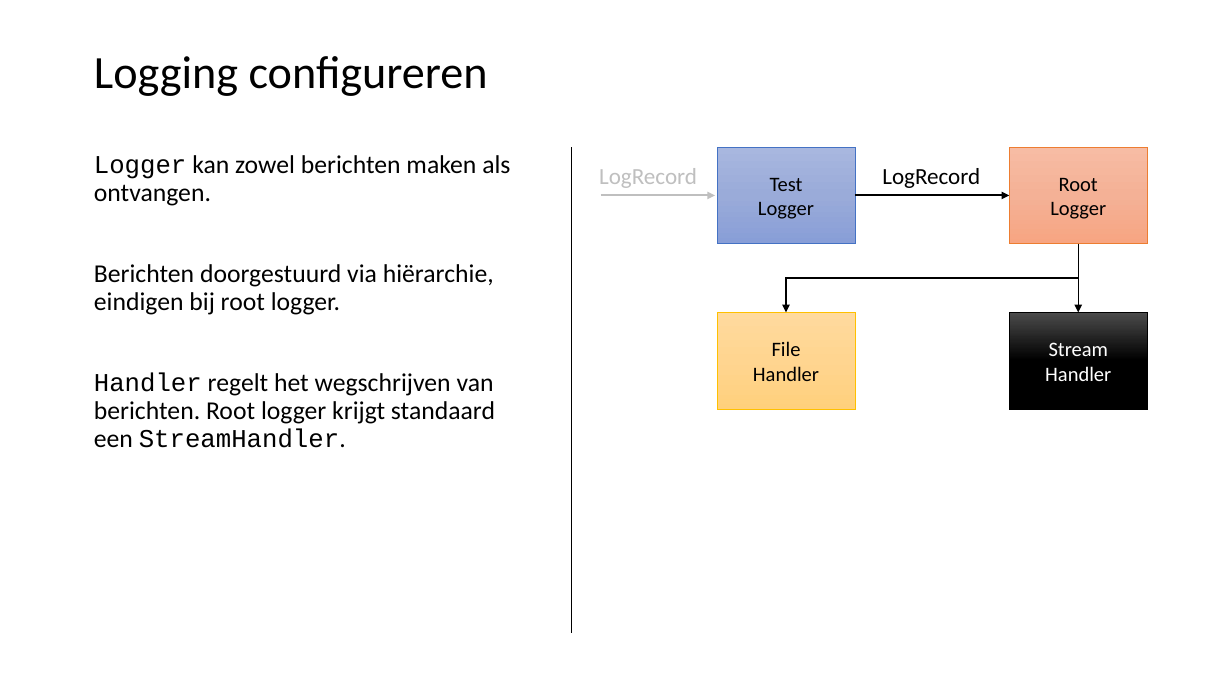
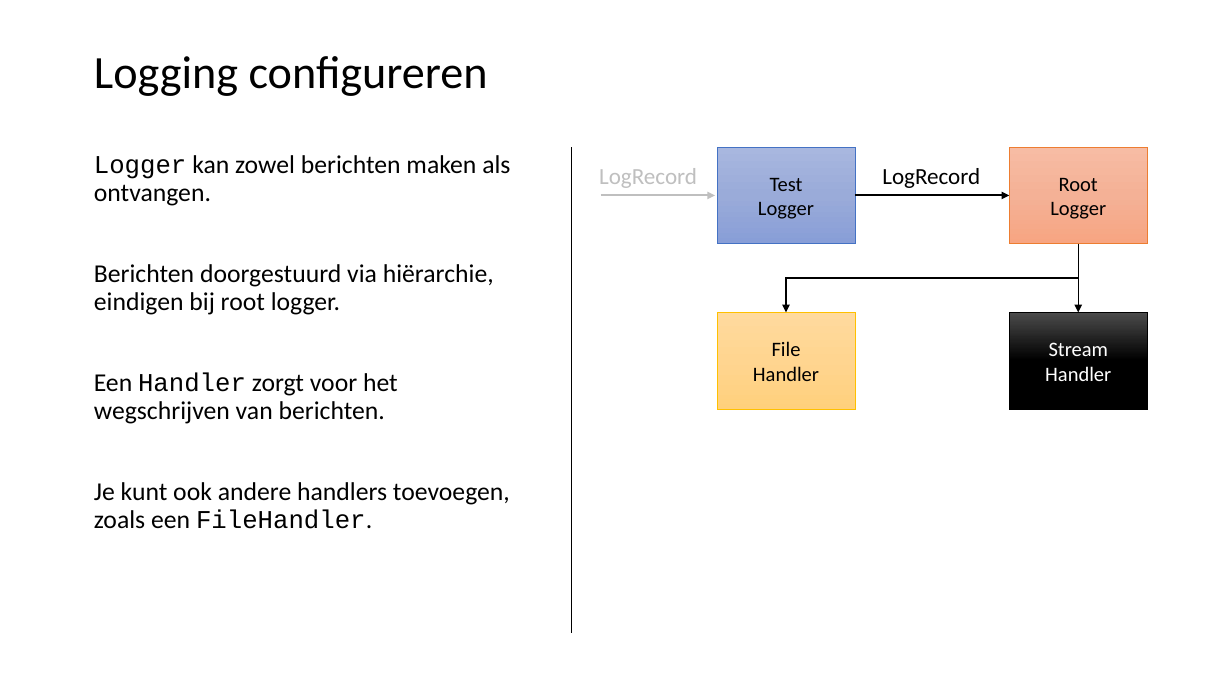
Before and after one commit to LFKoning/knowledge-sharing, a slide deck: slide 33 of python_course/2_production_code/python_cursus_2.pptx (slide 32 before the commit). Drawn at 1232x693 pixels with LibreOffice and Linux fonts; fonts in the diff are those of the drawing. Boxes give left, top, right and bottom in pixels: in the first picture for what was removed or moved away, otherwise in the second. Text is boxed around its words. In the diff, an @@ line names an element or a change of style, - is before the commit and + after.

```diff
--- a/python_course/2_production_code/python_cursus_2.pptx
+++ b/python_course/2_production_code/python_cursus_2.pptx
@@ text at (x1=94, y1=372, x2=510, y2=529): text changed @@
-Handler regelt het wegschrijven van berichten. Root logger krijgt standaard een StreamHandler.
+Een Handler zorgt voor het wegschrijven van berichten.
+Je kunt ook andere handlers toevoegen, zoals een FileHandler.
```
Also in this commit, not shown: 15 other slides changed, 1 slide added, 3 other files.
